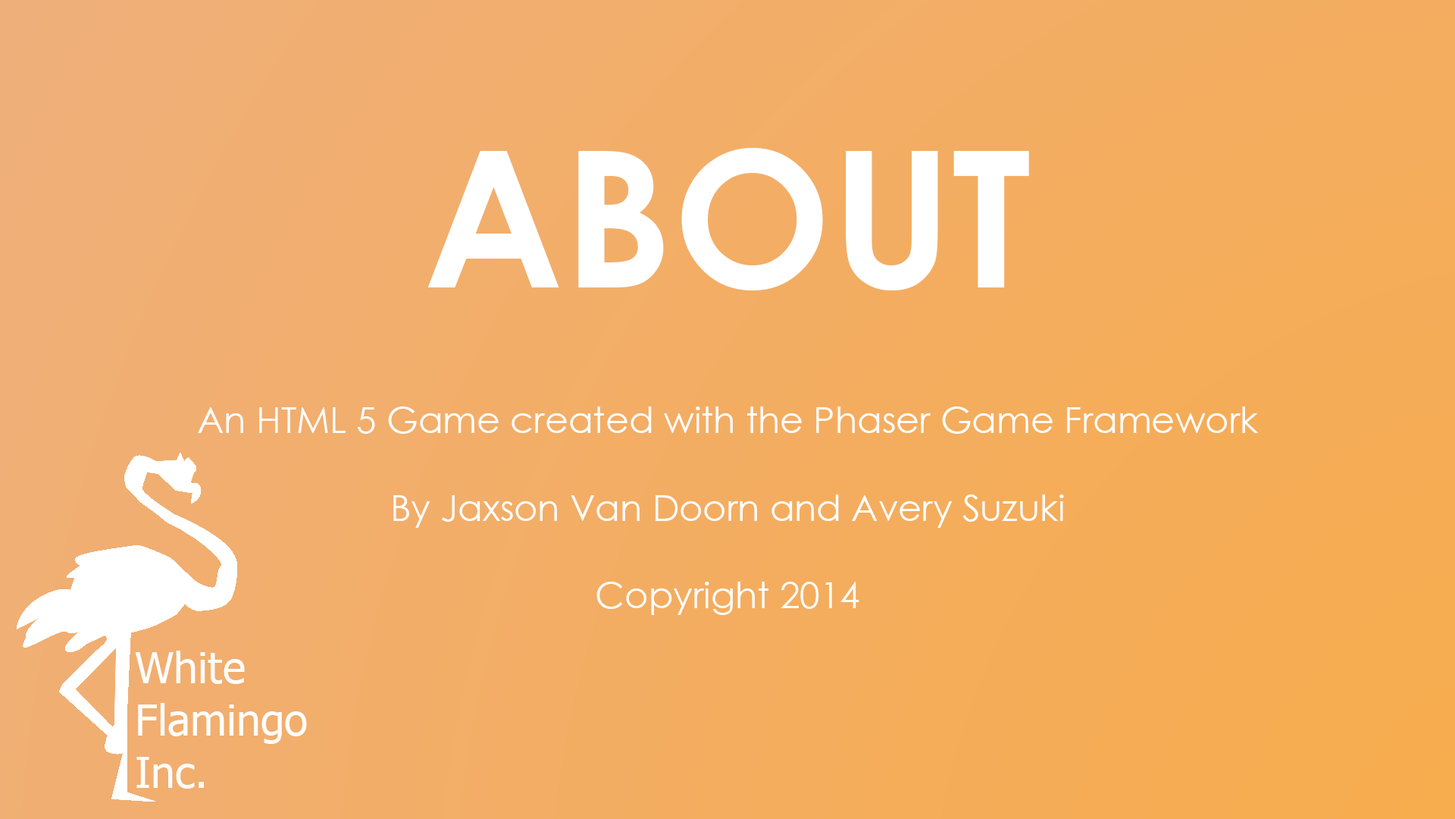
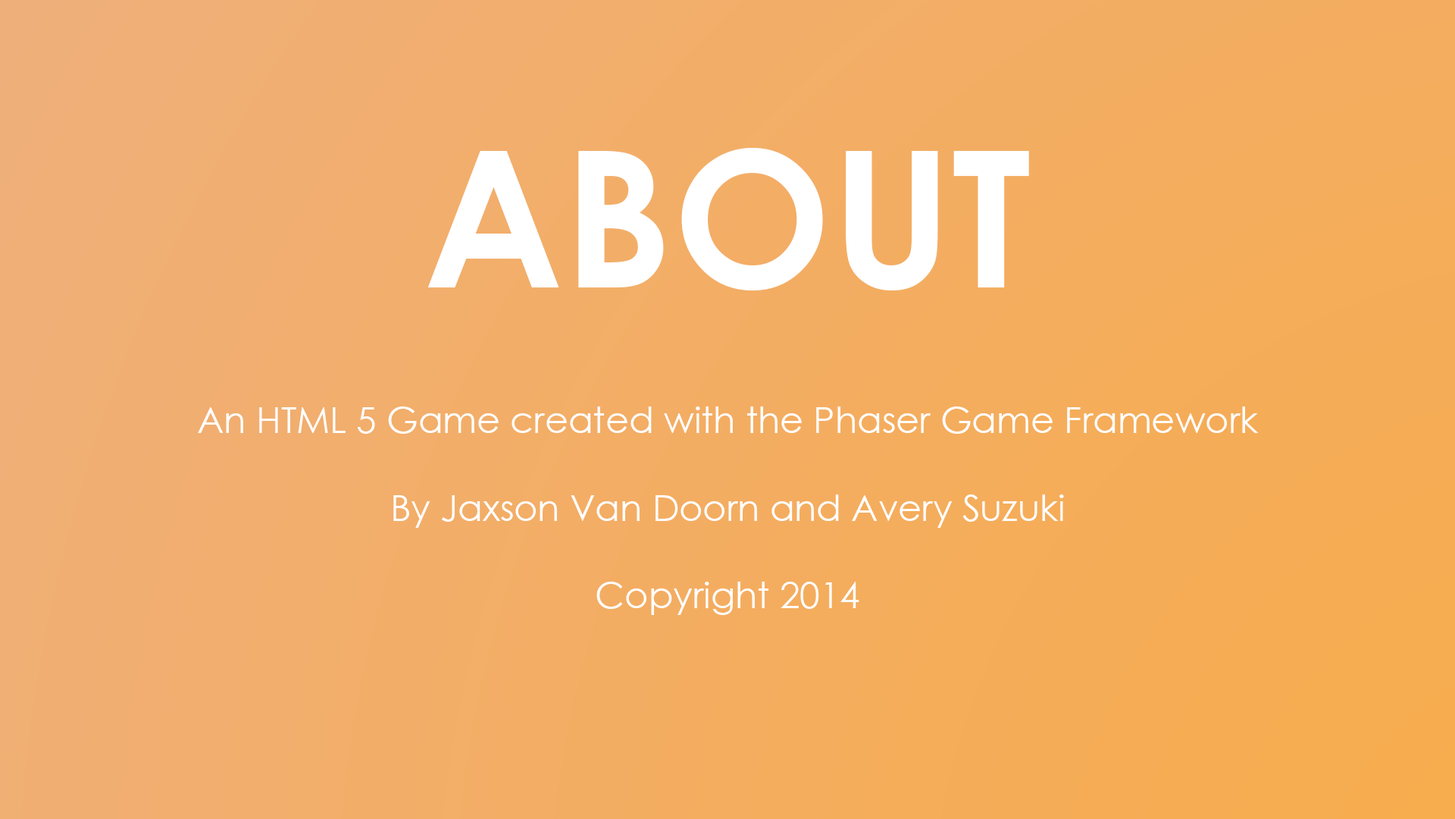
The second 1455x819 image is a revision of the first. Changes to its layers:
hid group "Logo" (7 layers) over (x1=16, y1=452, x2=307, y2=802)
